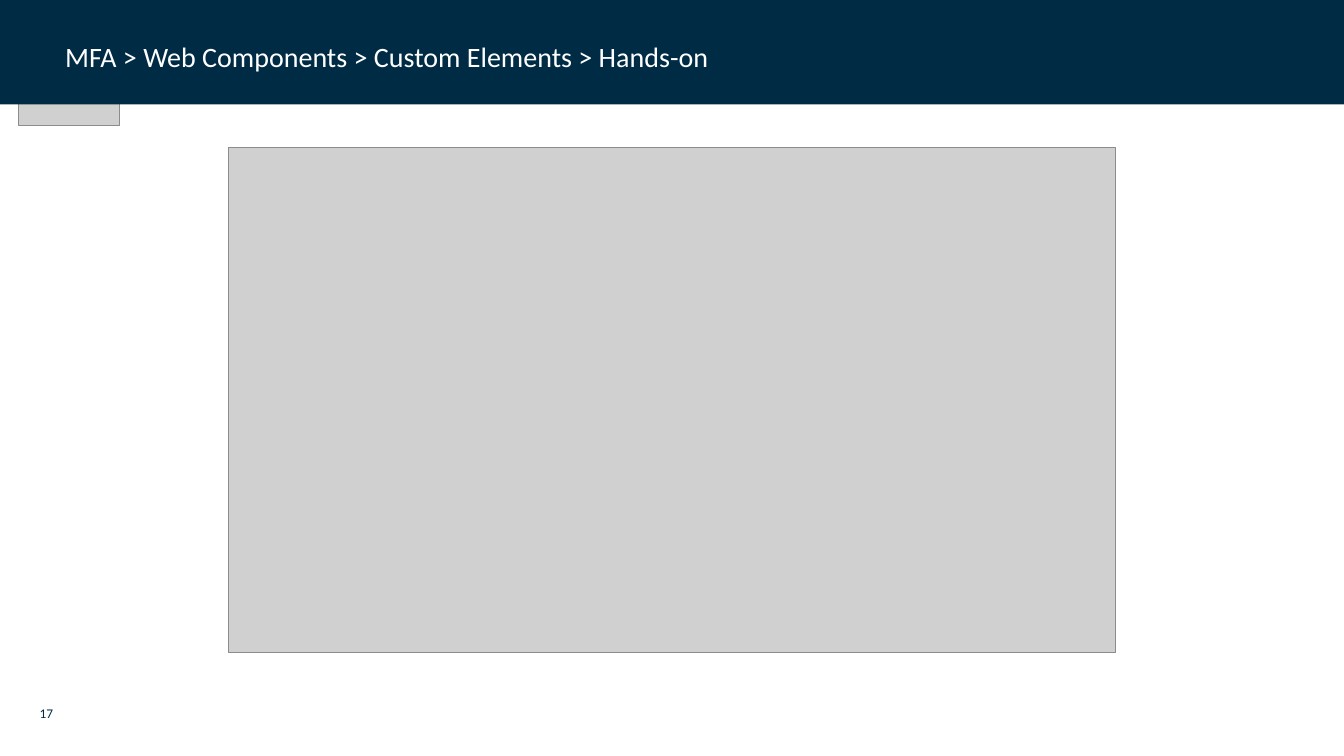
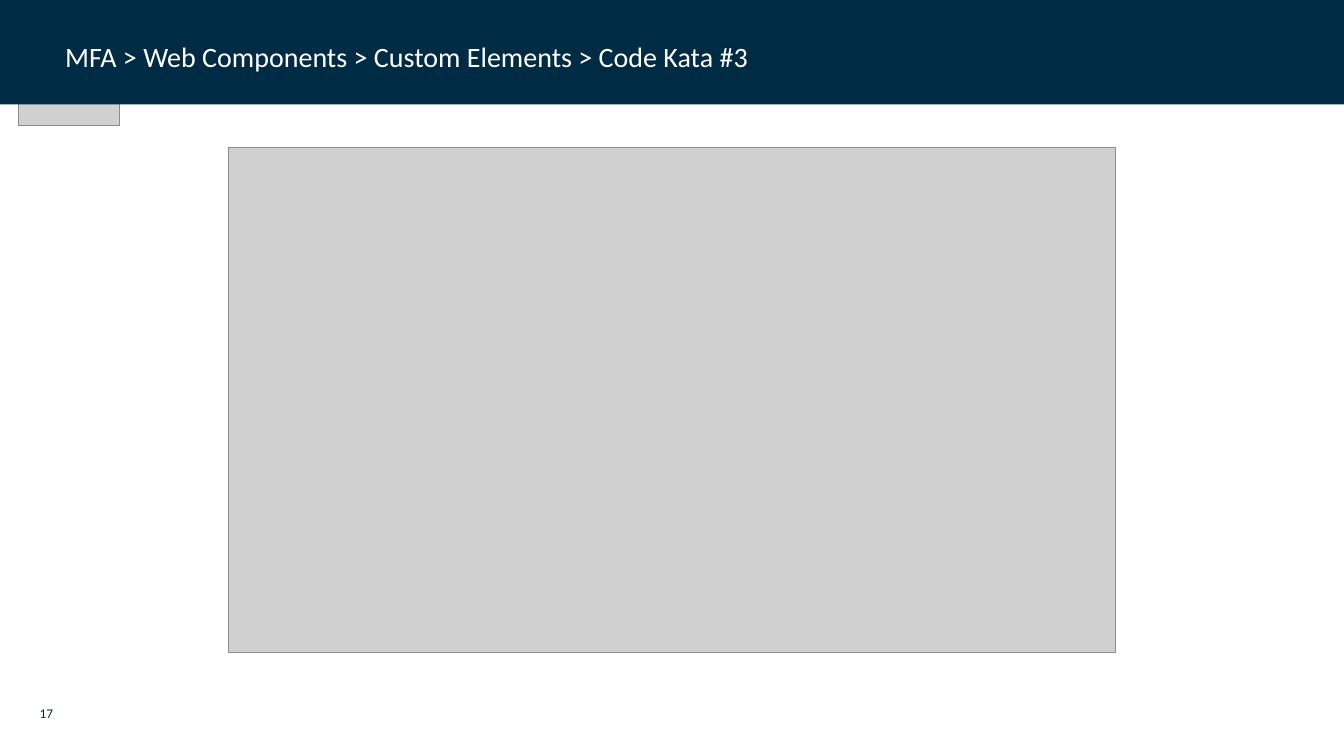
Before and after one commit to dfds/dojo, a slide deck: slide 17 of workshops/micro-frontend-architecture-deep-dive/micro_frontend_architecture_deep_dive.pptx. Drawn at 1344x756 pixels with LibreOffice and Linux fonts; fonts in the diff are those of the drawing; grey boxes stand for pictures; background and template pictures are left out. Boxes give left, top, right and bottom in pixels: in the first picture for what was removed or moved away, otherwise in the second. Text is boxed around its words. In the diff, an @@ line names an element or a change of style, - is before the commit and + after.

```diff
--- a/workshops/micro-frontend-architecture-deep-dive/micro_frontend_architecture_deep_dive.pptx
+++ b/workshops/micro-frontend-architecture-deep-dive/micro_frontend_architecture_deep_dive.pptx
@@ text at <box>65,47,748,72</box>: text changed @@
-MFA > Web Components > Custom Elements > Hands-on
+MFA > Web Components > Custom Elements > Code Kata #3
```
Also in this commit, not shown: 3 other slides changed, 3 other files.
